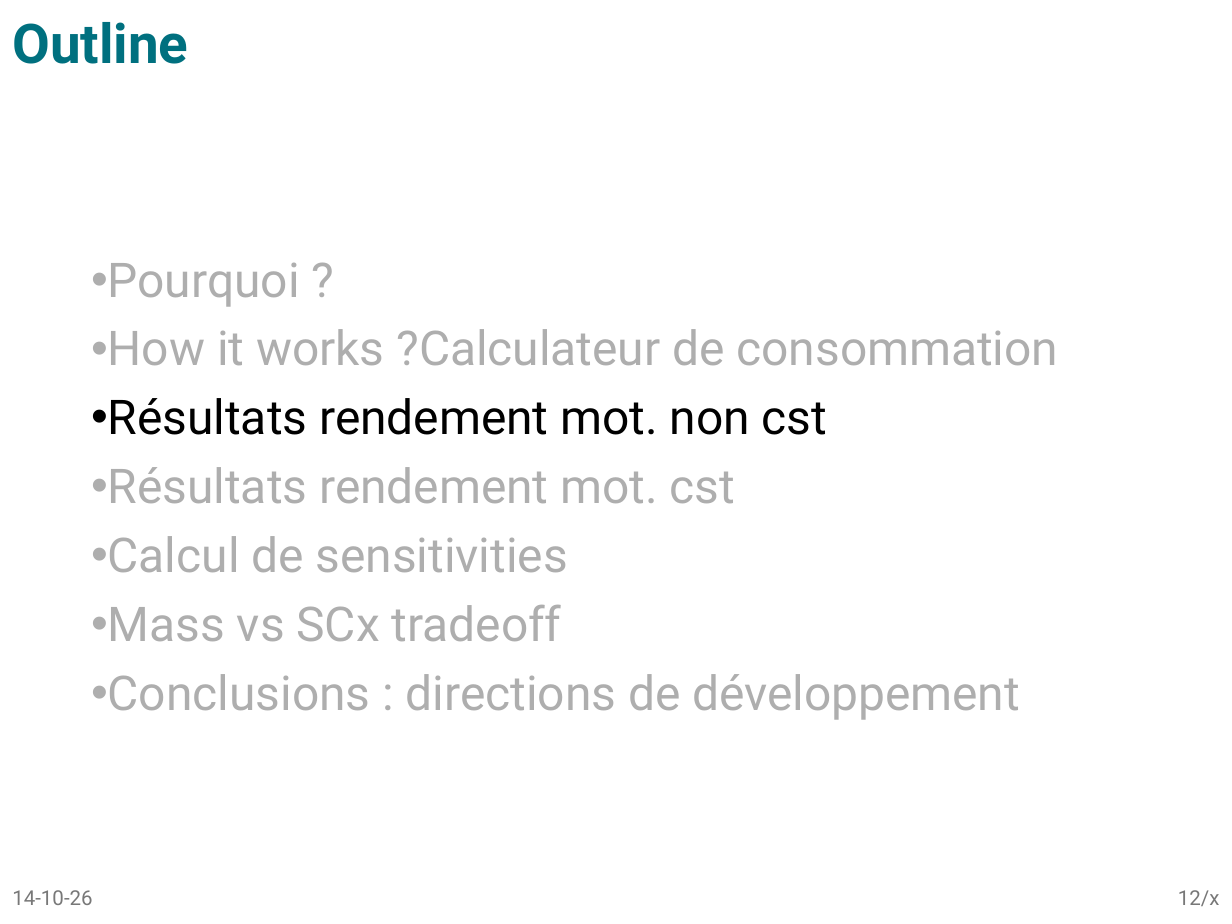
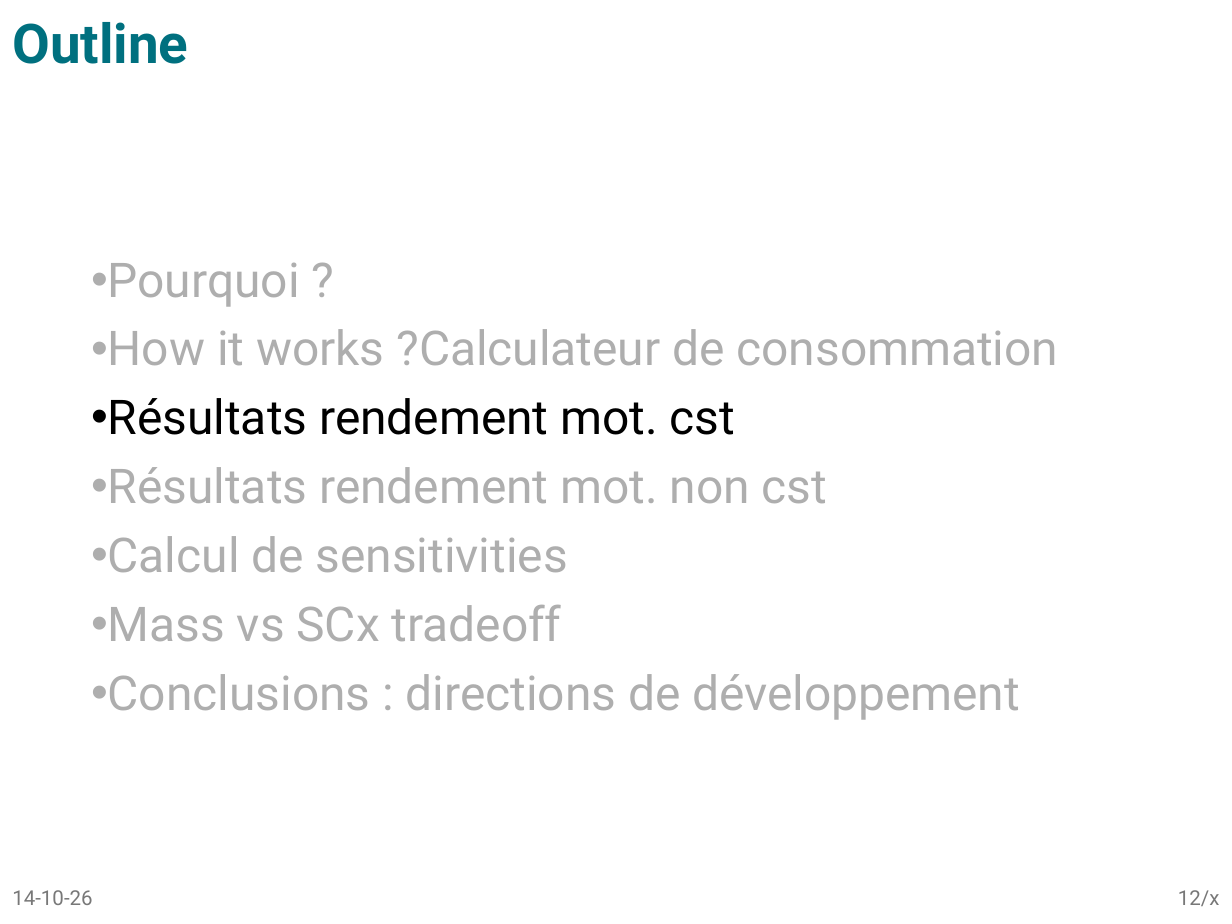
Before and after one commit to tomBeauve/ShellEcoLiege, a slide deck: slide 12 of Efficiency_calculator/SEM_lapTime_consumption.pptx. Drawn at 1232x924 pixels with LibreOffice and Linux fonts; fonts in the diff are those of the drawing. Boxes give left, top, right and bottom in pixels: in the first picture for what was removed or moved away, otherwise in the second. Text is boxed around its words. In the diff, an @@ line names an element or a change of style, - is before the commit and + after.

```diff
--- a/Efficiency_calculator/SEM_lapTime_consumption.pptx
+++ b/Efficiency_calculator/SEM_lapTime_consumption.pptx
@@ text at (108, 398, 735, 435): paragraph added @@
+• Résultats rendement mot. cst
@@ text at (108, 467, 735, 503): paragraph removed @@
-• Résultats rendement mot. cst
@@ text at (108, 467, 827, 503): text colour #000000 to #AEAEAE in "Résultats rendement mot. non cst" @@
```
Also in this commit, not shown: 9 other slides changed, 1 slide added, 8 other files.
